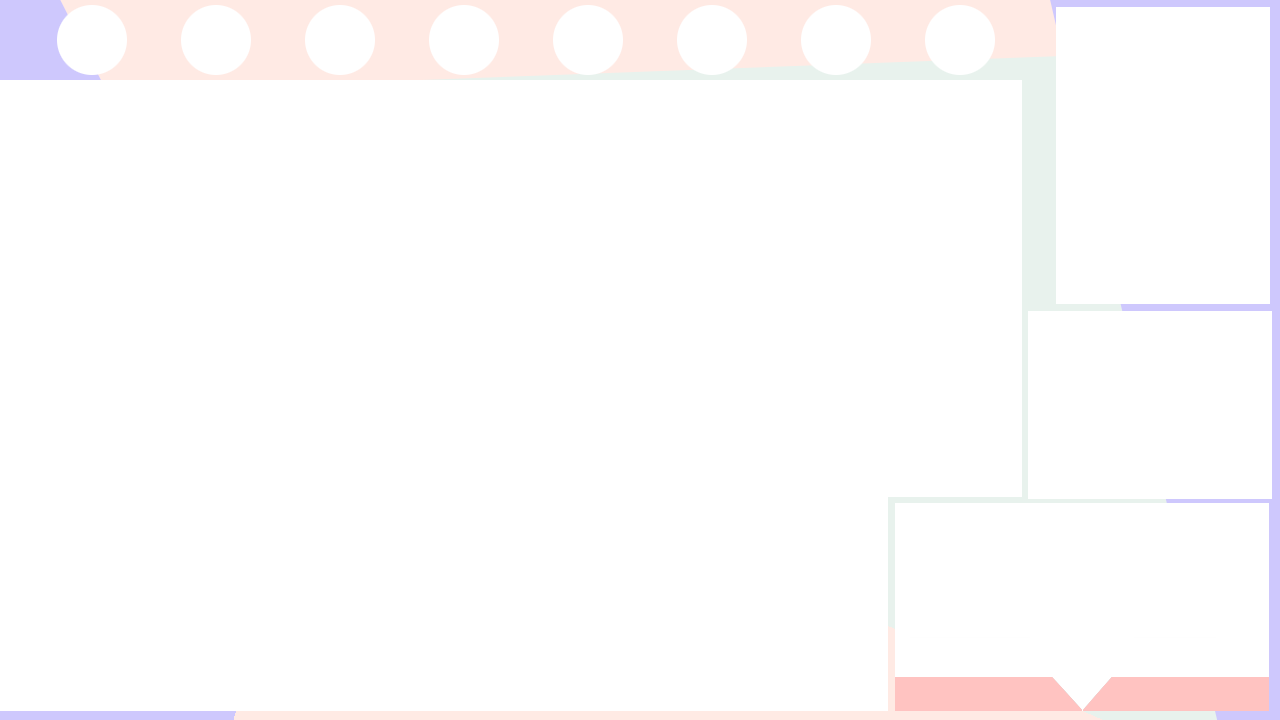
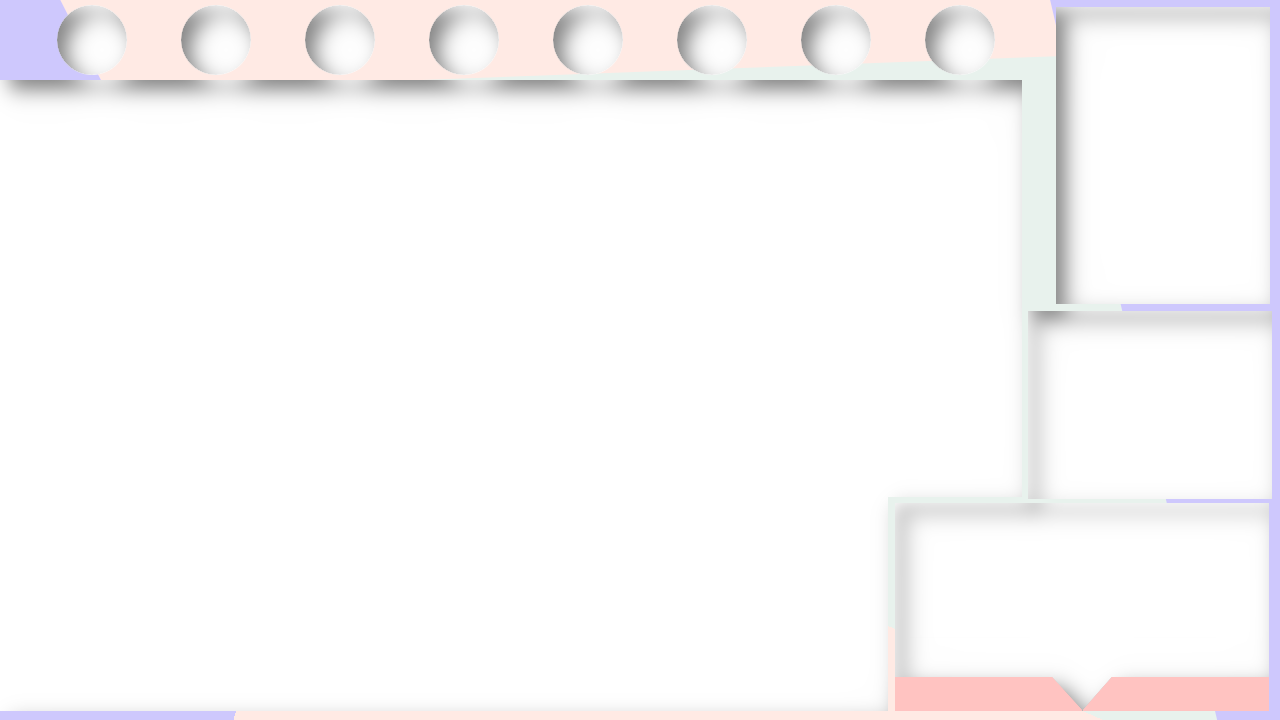
Revision of a layered (1280, 720) image; what changed, layer by layer:
removed layer "Pasted Layer" over [895,637,1269,711]
moved "New Frame" above "CommentatorDoubleWithBlur", painted on it over [0,5,1272,711]
